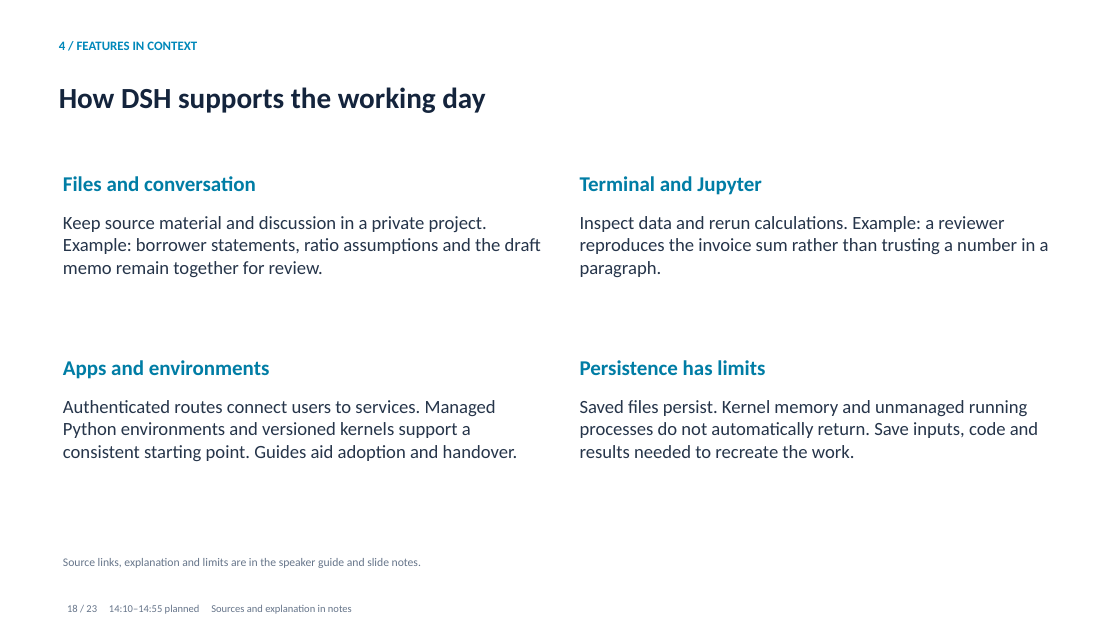
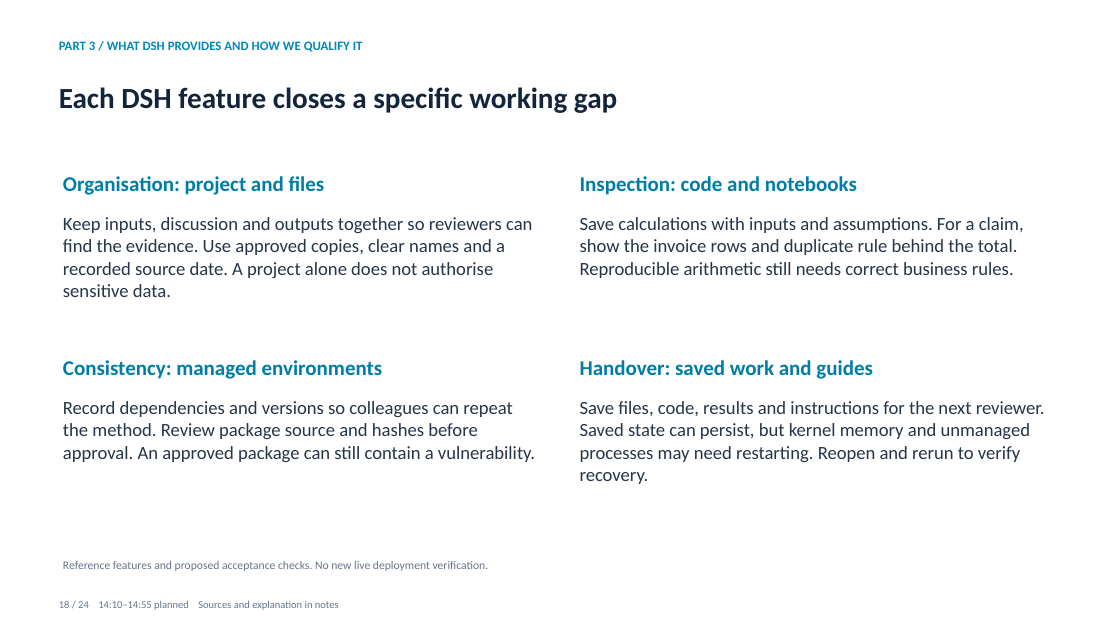
Before and after one commit to skunpoj/dsh_setup, a slide deck: slide 18 of docs/presentations/guarding-the-value-stream/Guarding_the_Value_Stream.pptx. Drawn at 1120x630 pixels with LibreOffice and Linux fonts; fonts in the diff are those of the drawing. Boxes give left, top, right and bottom in pixels: in the first picture for what was removed or moved away, otherwise in the second. Text is boxed around its words. In the diff, an @@ line names an element or a change of style, - is before the commit and + after.

Commit message:
Expand DSH features, control responsibilities and acceptance story

```diff
--- a/docs/presentations/guarding-the-value-stream/Guarding_the_Value_Stream.pptx
+++ b/docs/presentations/guarding-the-value-stream/Guarding_the_Value_Stream.pptx
@@ text at [59, 41, 363, 52]: text changed @@
-4 / FEATURES IN CONTEXT
+PART 3 / WHAT DSH PROVIDES AND HOW WE QUALIFY IT
@@ text at [59, 87, 617, 113]: text changed @@
-How DSH supports the working day
+Each DSH feature closes a specific working gap
@@ text at [63, 176, 325, 195]: text changed @@
-Files and conversation
+Organisation: project and files
@@ text at [580, 176, 857, 195]: text changed @@
-Terminal and Jupyter
+Inspection: code and notebooks
@@ text at [63, 217, 532, 297]: text changed @@
-Keep source material and discussion in a private project. Example: borrower statements, ratio assumptions and the draft memo remain together for review.
+Keep inputs, discussion and outputs together so reviewers can find the evidence. Use approved copies, clear names and a recorded source date. A project alone does not authorise sensitive data.
@@ text at [580, 217, 1024, 278]: text changed @@
-Inspect data and rerun calculations. Example: a reviewer reproduces the invoice sum rather than trusting a number in a paragraph.
+Save calculations with inputs and assumptions. For a claim, show the invoice rows and duplicate rule behind the total. Reproducible arithmetic still needs correct business rules.
@@ text at [63, 360, 383, 379]: text changed @@
-Apps and environments
+Consistency: managed environments
@@ text at [580, 360, 873, 379]: text changed @@
-Persistence has limits
+Handover: saved work and guides
@@ text at [63, 401, 535, 462]: text changed @@
-Authenticated routes connect users to services. Managed Python environments and versioned kernels support a consistent starting point. Guides aid adoption and handover.
+Record dependencies and versions so colleagues can repeat the method. Review package source and hashes before approval. An approved package can still contain a vulnerability.
@@ text at [580, 401, 1045, 484]: text changed @@
-Saved files persist. Kernel memory and unmanaged running processes do not automatically return. Save inputs, code and results needed to recreate the work.
+Save files, code, results and instructions for the next reviewer. Saved state can persist, but kernel memory and unmanaged processes may need restarting. Reopen and rerun to verify recovery.
@@ text at [63, 561, 489, 571]: text changed @@
-Source links, explanation and limits are in the speaker guide and slide notes.
+Reference features and proposed acceptance checks. No new live deployment verification.
@@ text at [59, 600, 339, 610]: text changed @@
-18 / 23 14:10–14:55 planned Sources and explanation in notes
+18 / 24 14:10–14:55 planned Sources and explanation in notes
```
Also in this commit, not shown: 22 other slides changed, 1 slide added, 2 other files.
